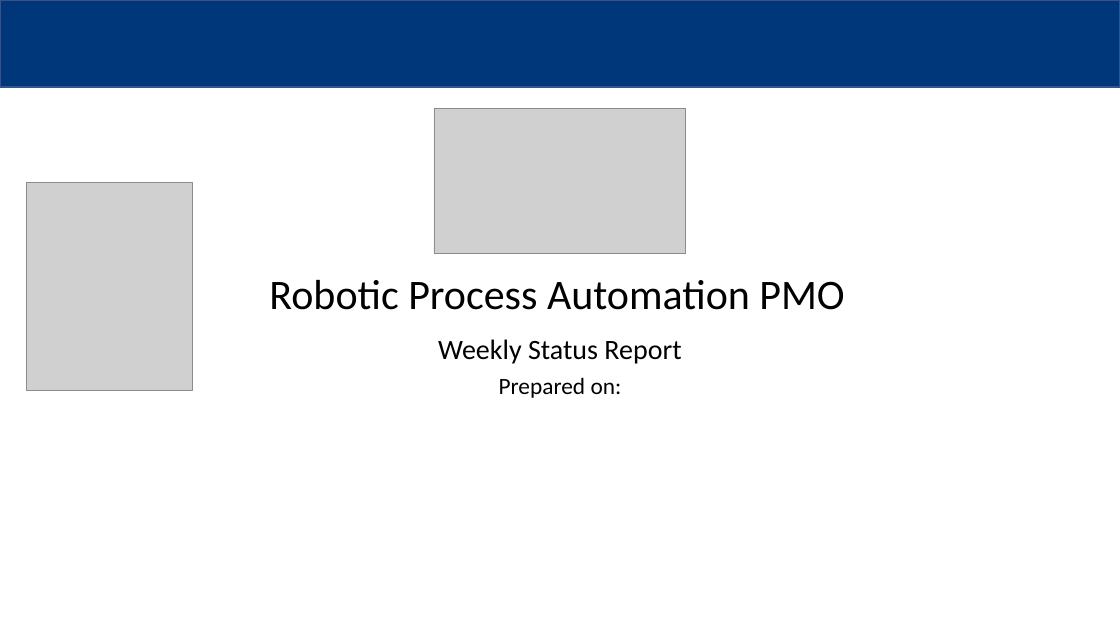
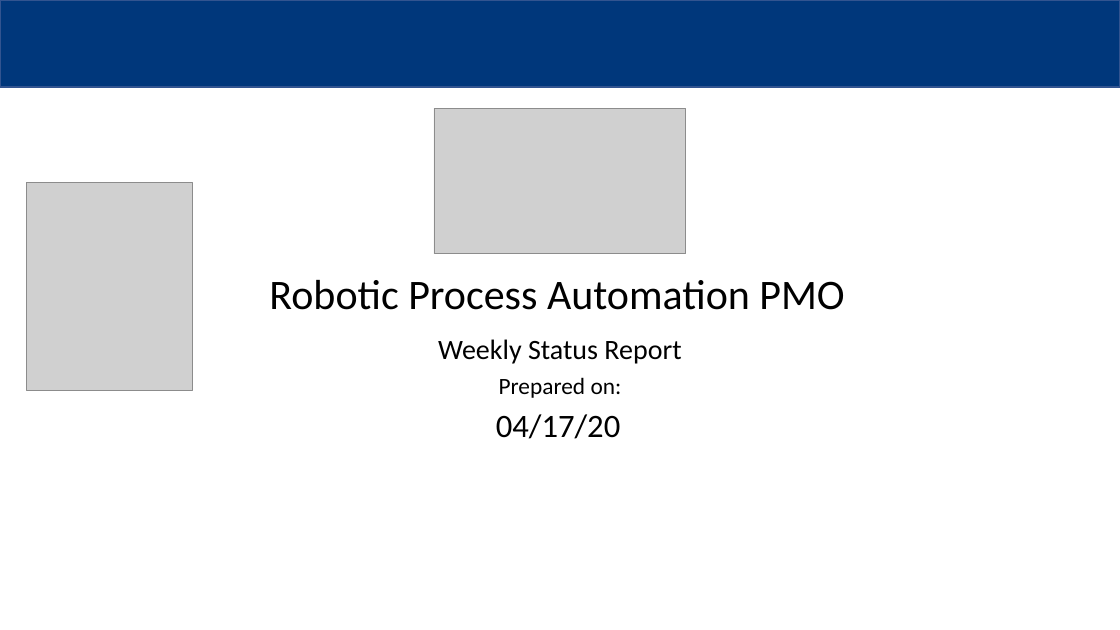
Before and after one commit to MindPetalSoftwareSolutions/VerticalApps_PMO-Bot, a slide deck: slide 1 of Data/Input/Robotic Process Automation PMO.pptx. Drawn at 1120x630 pixels with LibreOffice and Linux fonts; fonts in the diff are those of the drawing; grey boxes stand for pictures. Boxes give left, top, right and bottom in pixels: in the first picture for what was removed or moved away, otherwise in the second. Text is boxed around its words. In the diff, an @@ line names an element or a change of style, - is before the commit and + after.

```diff
--- a/Data/Input/Robotic Process Automation PMO.pptx
+++ b/Data/Input/Robotic Process Automation PMO.pptx
@@ text added at <box>496,414,620,439</box>, 28 pt, text #000000 @@
+04/17/20
```
Also in this commit, not shown: 2 other slides changed, 16 other files.
